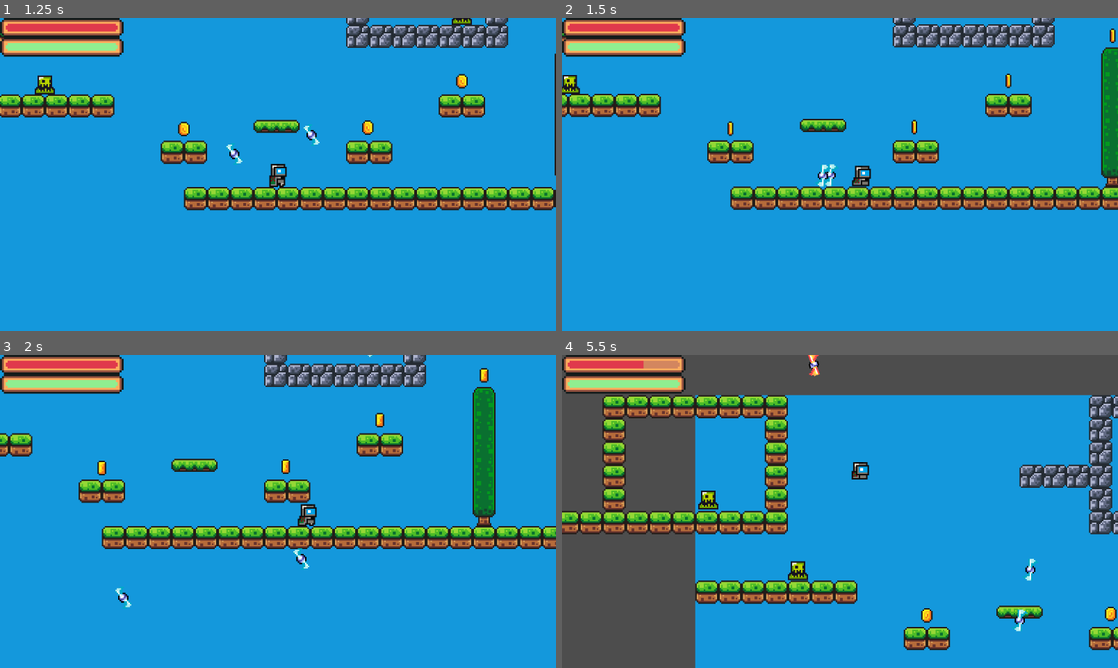
Above: before the commit, frames 1-4 (two rows, left to right).
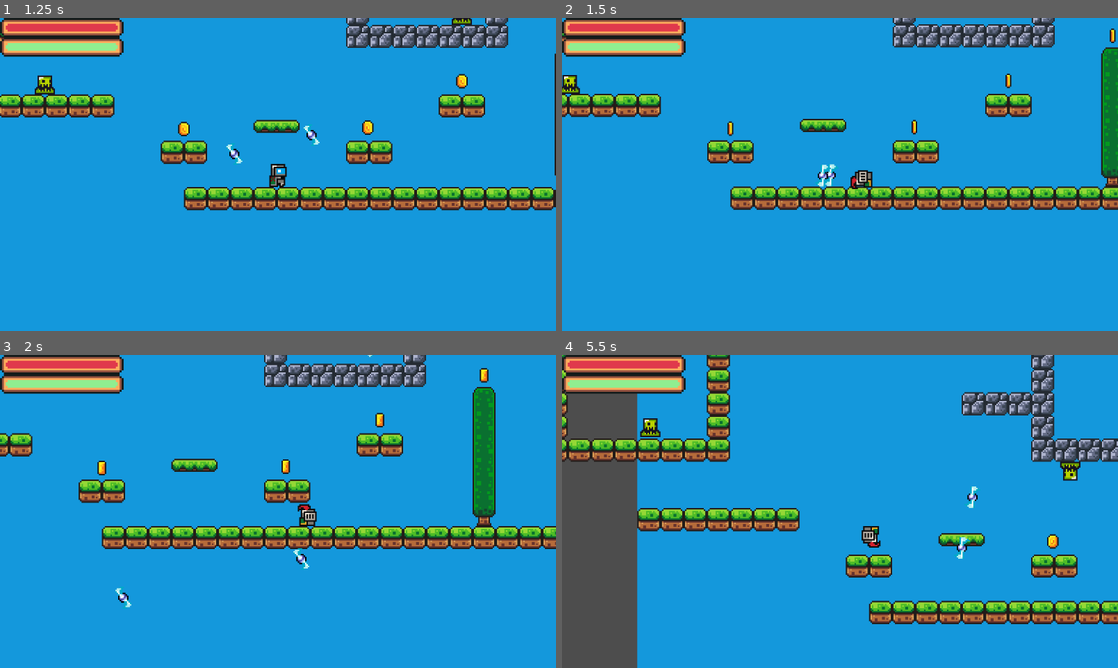
Above: after the commit, the same moments.

Repository: Nikman800/Lab_4_Game
Game: Godot game, scene res://scenes/mainmenu.tscn
Same seed, same stepped clock (60 frames per second), same inputs: the game is played once before the commit and once after it.
Inputs:
- Up to frame 1 (1.25 s): click "Play" at 0.5 s
- Up to frame 2 (1.5 s): hold Right (move_right) from 1.28 s (still down); hold X (attack) from 1.28 s (still down)
- Up to frame 3 (2 s): keep holding Right (move_right); keep holding X (attack); tap Space (jump) at 1.52 s; tap Z (dash) at 1.55 s
- Up to frame 4 (5.5 s): release X (attack) at 2.03 s; tap Z (dash) at 2.1, 3.05, 3.6, 4.55, 5.1 s; tap Space (jump) at 2.27, 3.77, 4.52, 5.27 s; tap X (attack) at 2.3, 3.8, 5.3 s; release Right (move_right) at 2.78 s; hold X (attack) 2.78-3.53 s; hold Left (move_left) 2.78-5.03 s; hold X (attack) 4.28-5.03 s; hold Right (move_right) from 5.03 s (still down)

Frame 1 is identical in both runs. In frame 2, 0.2% of the frame differs, in the area x 51-56%, y 47-55%; in frame 3, 0.2%; in frame 4, 41%, in the area x 0-100%, y 0-100%.

Commit message:
Added attackinggit add . Player can now press x or RMB to attack and kill enemies!

Diff:
--- a/scenes/game.tscn
+++ b/scenes/game.tscn
@@ -8,7 +8,6 @@
 [ext_resource type="PackedScene" uid="uid://bybwh5jjgsgkl" path="res://scenes/coin.tscn" id="4_w0ket"]
 [ext_resource type="PackedScene" uid="uid://b631raxidnram" path="res://scenes/killzone.tscn" id="5_3bfb2"]
 [ext_resource type="Script" path="res://scripts/BulletManager.gd" id="5_j8uk2"]
-[ext_resource type="PackedScene" uid="uid://dlfvcmxaf158c" path="res://scenes/slime.tscn" id="6_bvobh"]
 [ext_resource type="PackedScene" uid="uid://bfre8gl33k8pr" path="res://scenes/bullet1.tscn" id="6_r3681"]
 [ext_resource type="Script" path="res://scripts/TextureProgressBar.gd" id="9_k6s0f"]
 [ext_resource type="Texture2D" uid="uid://ba4q06568xka8" path="res://assets/healthbar/healthbarUnder.png" id="9_o5jqk"]
@@ -546,9 +545,6 @@
 }
 autoplay = "move"
 
-[node name="Slime" parent="." instance=ExtResource("6_bvobh")]
-position = Vector2(295, 0)
-
 [node name="Labels" type="Node" parent="."]
 
 [node name="CanvasLayer" type="CanvasLayer" parent="."]
--- a/scenes/kreep1.tscn
+++ b/scenes/kreep1.tscn
@@ -47,11 +47,11 @@
 [sub_resource type="RectangleShape2D" id="RectangleShape2D_ikcpy"]
 size = Vector2(14, 15)
 
-[node name="Kreep" type="CharacterBody2D"]
+[node name="Kreep" type="CharacterBody2D" groups=["enemy"]]
 script = ExtResource("1_ly2b3")
 bullet_scene = ExtResource("2_b4yky")
 
-[node name="Hurtzone" parent="." instance=ExtResource("2_a01jx")]
+[node name="Hurtzone" parent="." groups=["enemy"] instance=ExtResource("2_a01jx")]
 
 [node name="CollisionShape2D" type="CollisionShape2D" parent="Hurtzone"]
 position = Vector2(0, -7.5)
--- a/scenes/kreep2.tscn
+++ b/scenes/kreep2.tscn
@@ -47,11 +47,11 @@
 [sub_resource type="RectangleShape2D" id="RectangleShape2D_ikcpy"]
 size = Vector2(14, 15)
 
-[node name="Kreep" type="CharacterBody2D"]
+[node name="Kreep" type="CharacterBody2D" groups=["enemy"]]
 script = ExtResource("1_msxjb")
 bullet_scene = ExtResource("2_ffxdo")
 
-[node name="Hurtzone" parent="." instance=ExtResource("3_mp436")]
+[node name="Hurtzone" parent="." groups=["enemy"] instance=ExtResource("3_mp436")]
 
 [node name="CollisionShape2D" type="CollisionShape2D" parent="Hurtzone"]
 position = Vector2(0, -7.5)
--- a/scenes/kreepboss.tscn
+++ b/scenes/kreepboss.tscn
@@ -77,13 +77,13 @@
 [sub_resource type="RectangleShape2D" id="RectangleShape2D_ikcpy"]
 size = Vector2(27, 31)
 
-[node name="Kreep" type="CharacterBody2D"]
+[node name="Kreep" type="CharacterBody2D" groups=["enemy"]]
 script = ExtResource("1_qghje")
 bullet_scene = ExtResource("2_w4gjw")
 bullet_scene2 = ExtResource("3_aj37v")
 bullet_scene3 = ExtResource("4_417gs")
 
-[node name="Hurtzone" parent="." instance=ExtResource("3_wrjej")]
+[node name="Hurtzone" parent="." groups=["enemy"] instance=ExtResource("3_wrjej")]
 
 [node name="CollisionShape2D" type="CollisionShape2D" parent="Hurtzone"]
 position = Vector2(0.5, -15.5)
--- a/scenes/player.tscn
+++ b/scenes/player.tscn
@@ -7,6 +7,18 @@
 atlas = ExtResource("1_uba7i")
 region = Rect2(96, 160, 32, 32)
 
+[sub_resource type="AtlasTexture" id="AtlasTexture_4uqx7"]
+atlas = ExtResource("1_uba7i")
+region = Rect2(128, 160, 32, 32)
+
+[sub_resource type="AtlasTexture" id="AtlasTexture_d8tjs"]
+atlas = ExtResource("1_uba7i")
+region = Rect2(160, 160, 32, 32)
+
+[sub_resource type="AtlasTexture" id="AtlasTexture_er5dd"]
+atlas = ExtResource("1_uba7i")
+region = Rect2(192, 160, 32, 32)
+
 [sub_resource type="AtlasTexture" id="AtlasTexture_a0rui"]
 atlas = ExtResource("1_uba7i")
 region = Rect2(0, 0, 32, 32)
@@ -96,8 +108,17 @@
 "frames": [{
 "duration": 1.0,
 "texture": SubResource("AtlasTexture_40y1l")
-}],
-"loop": true,
+}, {
+"duration": 1.0,
+"texture": SubResource("AtlasTexture_4uqx7")
+}, {
+"duration": 1.0,
+"texture": SubResource("AtlasTexture_d8tjs")
+}, {
+"duration": 1.0,
+"texture": SubResource("AtlasTexture_er5dd")
+}],
+"loop": false,
 "name": &"attack",
 "speed": 10.0
 }, {
@@ -193,8 +214,10 @@
 [node name="AnimatedSprite2D" type="AnimatedSprite2D" parent="."]
 position = Vector2(0, -12)
 sprite_frames = SubResource("SpriteFrames_mtp0f")
-animation = &"idle"
+animation = &"attack"
 autoplay = "idle"
+frame = 3
+frame_progress = 1.0
 
 [node name="CollisionShape2D" type="CollisionShape2D" parent="."]
 position = Vector2(0, -5)
--- a/scripts/bullet.gd
+++ b/scripts/bullet.gd
@@ -18,6 +18,6 @@
 
 
 func _on_body_entered(body):
-	print(body.name)
+	#print(body.name)
 	if body.has_method("take_damage") and body.name == "Player":
 		body.take_damage(1)  # Adjust damage amount as needed
--- a/scripts/bullet2.gd
+++ b/scripts/bullet2.gd
@@ -14,6 +14,6 @@
 
 
 func _on_body_entered(body):
-	print(body.name)
+	#print(body.name)
 	if body.has_method("take_damage") and body.name == "Player":
 		body.take_damage(1)  # Adjust damage amount as needed
--- a/scripts/bullet3.gd
+++ b/scripts/bullet3.gd
@@ -18,6 +18,6 @@
 	queue_free()
 
 func _on_body_entered(body):
-	print(body.name)
+	#print(body.name)
 	if body.has_method("take_damage") and body.name == "Player":
 		body.take_damage(1)  # Adjust damage amount as needed
--- a/scripts/kreep1.gd
+++ b/scripts/kreep1.gd
@@ -40,12 +40,10 @@
 	if current_health <= 0:
 		# Handle enemy death (e.g., game over, respawn)
 		print("Enemy has died!")  # Replace with your death logic
-		# Get and queue the CollisionShape2D for deletion
-		var collision_shape = get_node("CollisionShape2D")  # Assuming it's a direct child
-		collision_shape.queue_free()
+		self.queue_free()
 
 func shoot_at_player(pos, dir):
-	print("Shooting at player")
+	#print("Shooting at player")
 
 	var bullet = bullet_scene.instantiate()
 	get_tree().root.add_child(bullet)
@@ -53,13 +51,6 @@
 	bullet.direction = dir.normalized()
 	bullet.add_to_group("bullets")
 
-	#var bullet = bullet_scene.instantiate()
-	#add_child(bullet)
-	#bullet.position = pos
-	#bullet.direction = dir.normalized()
-	#bullet.add_to_group("bullets")
-
-	#shoot.emit(position, dir)
 	can_shoot = false
 
 
--- a/scripts/kreep2.gd
+++ b/scripts/kreep2.gd
@@ -40,12 +40,10 @@
 	if current_health <= 0:
 		# Handle enemy death (e.g., game over, respawn)
 		print("Enemy has died!")  # Replace with your death logic
-		# Get and queue the CollisionShape2D for deletion
-		var collision_shape = get_node("CollisionShape2D")  # Assuming it's a direct child
-		collision_shape.queue_free()
+		self.queue_free()
 
 func shoot_at_player(pos, dir):
-	print("Shooting at player")
+	#print("Shooting at player")
 
 	var bullet = bullet_scene.instantiate()
 	get_tree().root.add_child(bullet)
--- a/scripts/kreepboss.gd
+++ b/scripts/kreepboss.gd
@@ -48,12 +48,10 @@
 	if current_health <= 0:
 		# Handle enemy death (e.g., game over, respawn)
 		print("Enemy has died!")  # Replace with your death logic
-		# Get and queue the CollisionShape2D for deletion
-		var collision_shape = get_node("CollisionShape2D")  # Assuming it's a direct child
-		collision_shape.queue_free()
+		self.queue_free()
 
 func shoot_at_player(pos, dir):
-	print("Shooting at player")
+	#print("Shooting at player")
 
 	var bullet = bullet_scene.instantiate()
 	get_tree().root.add_child(bullet)
@@ -63,7 +61,7 @@
 	can_shoot1 = false
 
 func shoot_at_player2(pos, dir):
-	print("Shooting at player")
+	#print("Shooting at player")
 
 	var bullet = bullet_scene2.instantiate()
 	get_tree().root.add_child(bullet)
@@ -73,7 +71,7 @@
 	can_shoot2 = false
 
 func shoot_at_player3(pos, dir):
-	print("Shooting at player")
+	#print("Shooting at player")
 
 	var bullet = bullet_scene3.instantiate()
 	get_tree().root.add_child(bullet)
--- a/scripts/player.gd
+++ b/scripts/player.gd
@@ -55,7 +55,8 @@
 func attack():
 	if not is_attacking:  # Prevent attacking while already attacking
 		is_attacking = true
-		animated_sprite.play("attack")
+		attack_area.monitoring = true
+
 
 
 func _physics_process(delta):
@@ -101,8 +102,6 @@
 		current_boost -= dash_depletion_rate * delta # Deplete boost based on rate and delta time
 		current_boost = clamp(current_boost, 0, max_boost)  # Clamp boost to zero
 
-		#dashChanged.emit(current_boost)
-
 	# Regenerate boost if grounded and not full
 	if is_grounded and current_boost < max_boost:
 		current_boost += boost_regen_rate * delta
@@ -113,8 +112,10 @@
 		dashChanged.emit(current_boost)
 		#print(current_boost)
 
-	#if Input.is_action_pressed("attack"):
-		#attack()
+	#Attack code
+	if Input.is_action_pressed("attack"):
+		print("Player Attacking...")
+		attack()
 
 
 	# Get the input direction: -1, 0, 1
@@ -122,11 +123,15 @@
 
 	if direction > 0:
 		animated_sprite.flip_h = false
+		attack_area.scale.x = 1 # Flipped scale (facing right)
 	elif direction < 0:
 		animated_sprite.flip_h = true
+		attack_area.scale.x = -1 # Flipped scale (facing left)
 
 	#Play animations
-	if is_on_floor():
+	if is_attacking:
+		animated_sprite.play("attack")
+	elif is_on_floor():
 		if direction == 0:
 			animated_sprite.play("idle")
 		else:
@@ -161,6 +166,8 @@
 
 
 func _on_attack_area_area_entered(area):
+	print("Area entered: " + area.name + ", is in 'enemy' group: " + str(area.is_in_group("enemy")))
 	if area.is_in_group("enemy"):  # Assuming enemies are in the "enemy" group
 		var enemy = area.get_parent()
+		print("Enemy has been hit!!")
 		enemy.take_damage(1)  # Apply damage to the enemy
Not shown: 1 places in scenes/game.tscn that only renumber resources
Not shown: 1 places in scenes/player.tscn that only renumber resources
